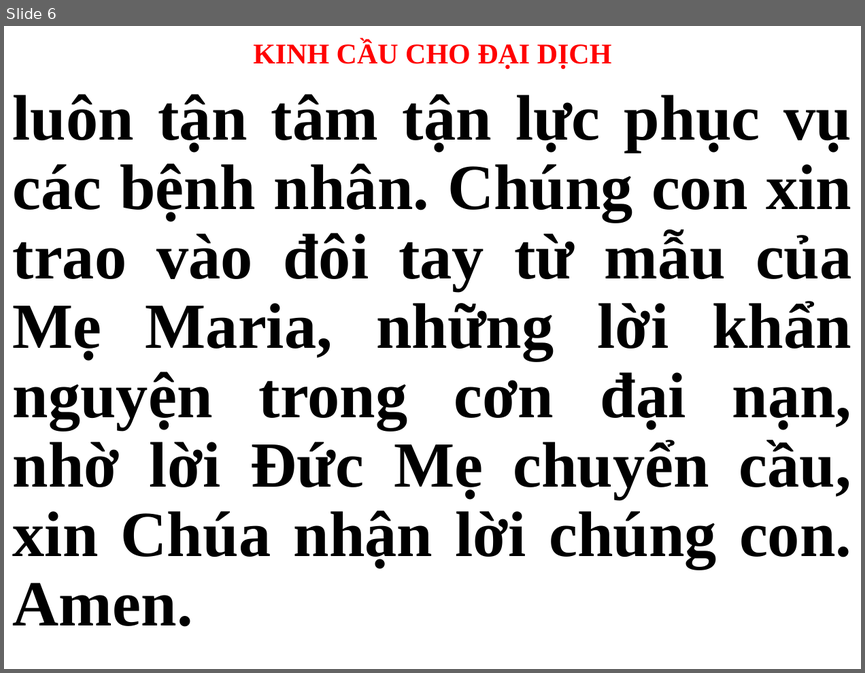
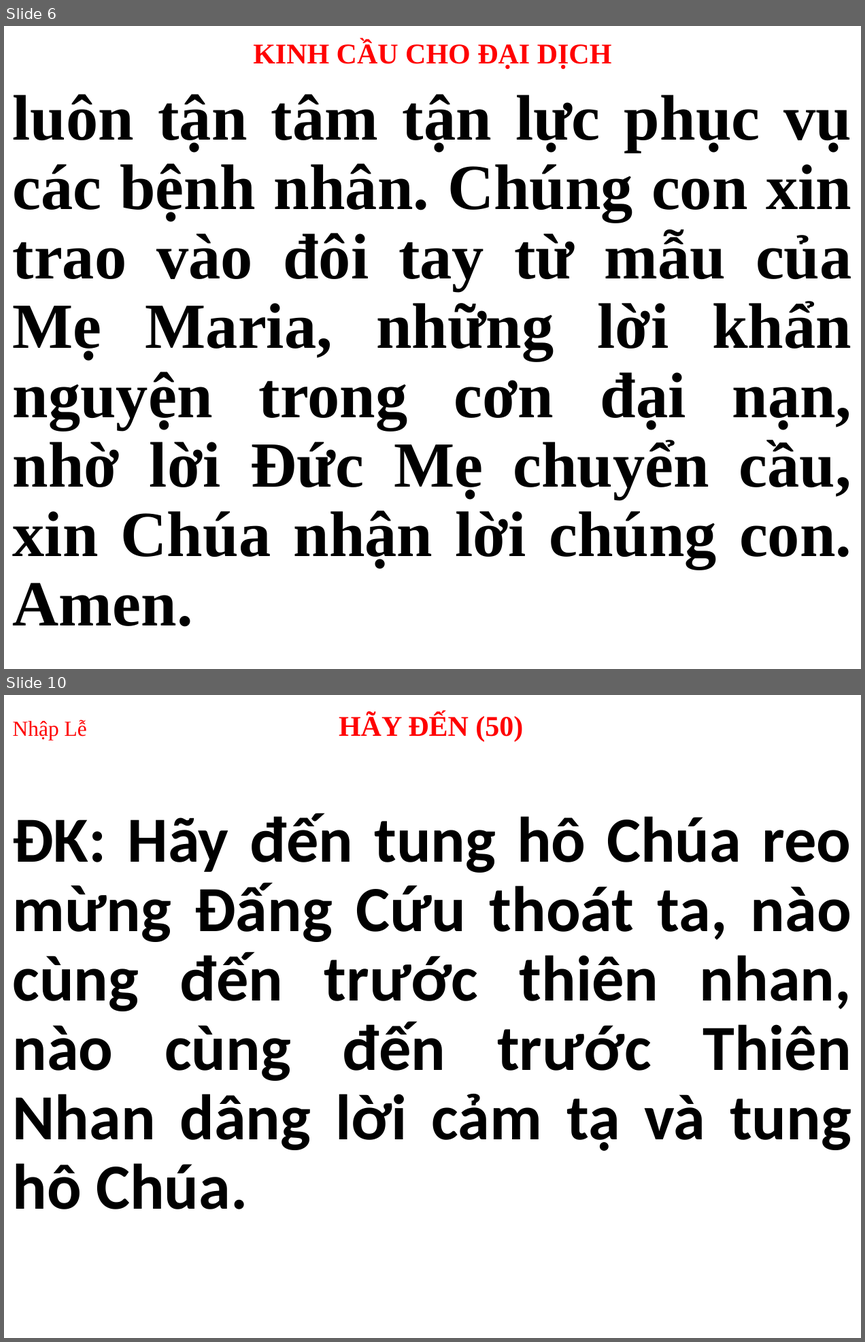
Before and after one commit to peteranh99/usb-songs, a slide deck: Thứ 5.pptx. Shown one above the other, each under a label of ours: slide 6 before the commit, slides 6 and 10 after it; the slides between them are not shown. The pictures are 865x673 and 865x1342 pixels, drawn with LibreOffice and Linux fonts; fonts in the diff are those of the drawing. Boxes give left, top, right and bottom in pixels: in the first picture for what was removed or moved away, otherwise in the second. Text is boxed around its words. In the diff, an @@ line names an element or a change of style, - is before the commit and + after.

```diff
--- a/Thứ 5.pptx
+++ b/Thứ 5.pptx
@@ slide 10 added at (x1=4, y1=695, x2=861, y2=1338), background #FFFFFF @@
@@ title added at (x1=13, y1=713, x2=523, y2=742), 24 pt, text #FF0000, bold @@
+Nhập Lễ HÃY ĐẾN (50)
@@ subtitle added at (x1=13, y1=813, x2=851, y2=1209), 54 pt, text #000000, bold @@
+ĐK: Hãy đến tung hô Chúa reo mừng Đấng Cứu thoát ta, nào cùng đến trước thiên nhan, nào cùng đến trước Thiên Nhan dâng lời cảm tạ và tung hô Chúa.
```
Also in this commit, not shown: 3 slides changed, 15 other slides added, 20 slides removed, 13 other files.
